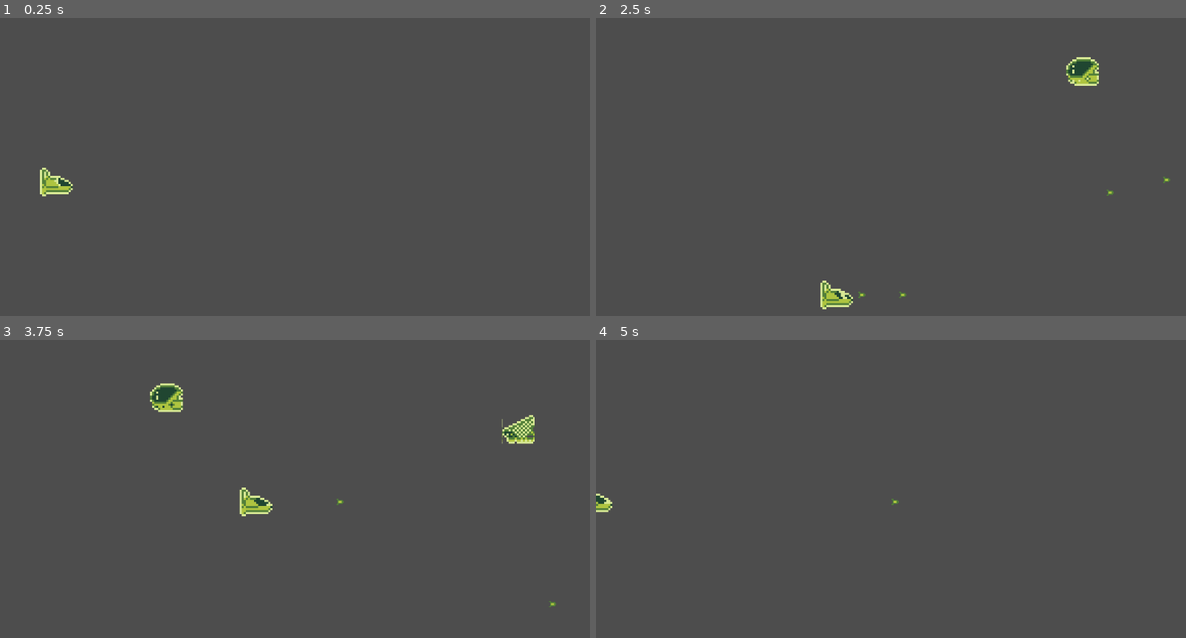
Above: before the commit, frames 1-4 (two rows, left to right).
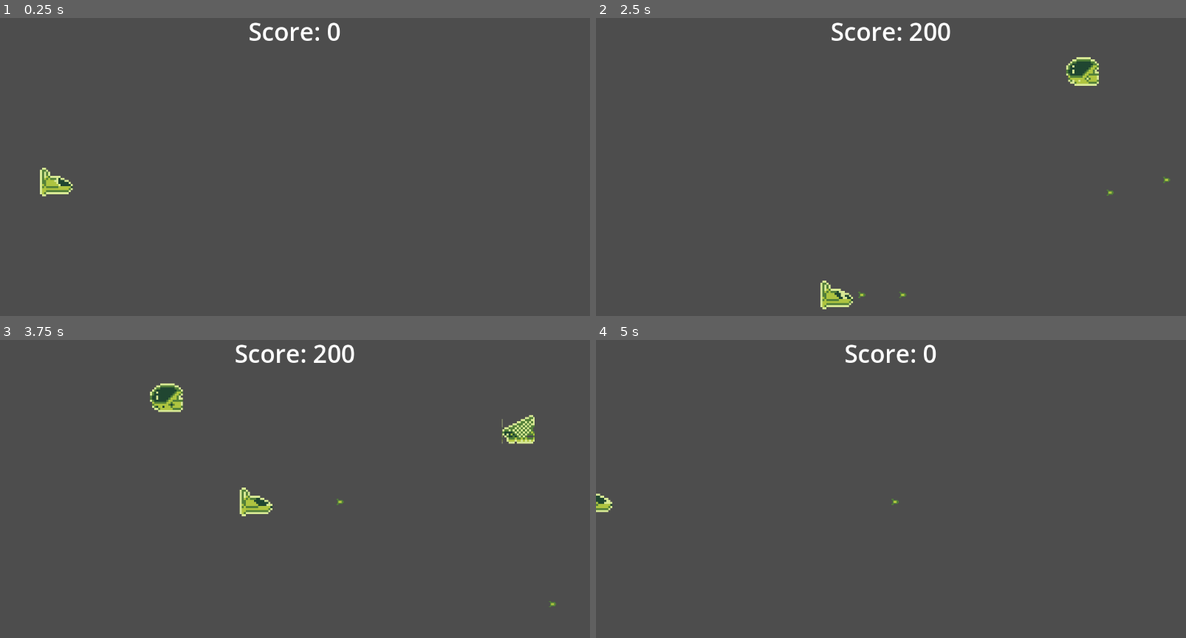
Above: after the commit, the same moments.

Repository: perimeterr/dds-shmup
Game: Godot game, scene res://scenes/game.tscn
Same seed, same stepped clock (60 frames per second), same inputs: the game is played once before the commit and once after it.
Inputs:
- Up to frame 1 (0.25 s): no input
- Up to frame 2 (2.5 s): hold D (right) 0.53-1.28 s; hold Space (shoot) 0.53-1.28 s; hold S (down) 1.28-2.03 s; tap Space (shoot) at 1.35 s; hold D (right) from 2.03 s (still down); hold Space (shoot) from 2.03 s (still down)
- Up to frame 3 (3.75 s): release D (right) at 2.78 s; release Space (shoot) at 2.78 s; hold W (up) 2.78-3.53 s; tap Space (shoot) at 2.85 s; hold A (left) from 3.53 s (still down); hold Space (shoot) from 3.53 s (still down)
- Up to frame 4 (5 s): keep holding A (left); tap R (reset) at 4.15 s; release Space (shoot) at 4.28 s; tap Space (shoot) at 4.35 s

The runs differ from the first frame. In frame 1, 0.4% of the frame differs, in the area x 42-58%, y 1-8%; in frame 2, 0.5%, in the area x 39-61%, y 1-8%; in frame 3, 0.5%; in frame 4, 0.4%.

Commit message:
implemented scoring

Diff:
--- a/scenes/enemy2.tscn
+++ b/scenes/enemy2.tscn
@@ -42,9 +42,11 @@
 [node name="Enemy" instance=ExtResource("1_wc7mj")]
 speed = 500
 hp = 1
+points = 200
 
 [node name="AnimatedSprite2D" parent="." index="0"]
 sprite_frames = SubResource("SpriteFrames_lsk8u")
+animation = &"default"
 frame = 0
 frame_progress = 0.0
 
--- a/scenes/game.tscn
+++ b/scenes/game.tscn
@@ -1,8 +1,9 @@
-[gd_scene load_steps=6 format=3 uid="uid://crx7ss3v3rg2n"]
+[gd_scene load_steps=7 format=3 uid="uid://crx7ss3v3rg2n"]
 
 [ext_resource type="Script" uid="uid://ui4k4v3lgvwf" path="res://scripts/game.gd" id="1_uwrxv"]
 [ext_resource type="PackedScene" uid="uid://b2axk4v2o8175" path="res://scenes/player.tscn" id="2_yqjtg"]
 [ext_resource type="PackedScene" uid="uid://iw6lry61opgi" path="res://scenes/enemy.tscn" id="3_lnu2h"]
+[ext_resource type="PackedScene" uid="uid://dijcho370ytv3" path="res://scenes/hud.tscn" id="4_iywne"]
 [ext_resource type="PackedScene" uid="uid://buewyty6m1ify" path="res://scenes/enemy2.tscn" id="4_lbhrr"]
 
 [sub_resource type="GDScript" id="GDScript_yqjtg"]
@@ -12,6 +13,10 @@
 [node name="Game" type="Node2D"]
 script = ExtResource("1_uwrxv")
 enemy_scenes = Array[PackedScene]([ExtResource("3_lnu2h"), ExtResource("4_lbhrr")])
+
+[node name="UILayer" type="CanvasLayer" parent="."]
+
+[node name="HUD" parent="UILayer" instance=ExtResource("4_iywne")]
 
 [node name="Player" parent="." instance=ExtResource("2_yqjtg")]
 position = Vector2(110, 326)
--- /dev/null
+++ b/scenes/hud.tscn
@@ -0,0 +1,25 @@
+[gd_scene load_steps=3 format=3 uid="uid://dijcho370ytv3"]
+
+[ext_resource type="Script" uid="uid://bsnhyyi0u2ij" path="res://scripts/hud.gd" id="1_ahhtf"]
+
+[sub_resource type="LabelSettings" id="LabelSettings_oo0fn"]
+font_size = 48
+
+[node name="HUD" type="Control"]
+layout_mode = 3
+anchors_preset = 15
+anchor_right = 1.0
+anchor_bottom = 1.0
+grow_horizontal = 2
+grow_vertical = 2
+script = ExtResource("1_ahhtf")
+
+[node name="Score" type="Label" parent="."]
+layout_mode = 1
+anchors_preset = 10
+anchor_right = 1.0
+offset_bottom = 23.0
+grow_horizontal = 2
+text = "SCORE: 9999"
+label_settings = SubResource("LabelSettings_oo0fn")
+horizontal_alignment = 1
--- a/scripts/enemy.gd
+++ b/scripts/enemy.gd
@@ -1,7 +1,10 @@
 class_name Enemy extends Area2D
+
+signal killed(points)
 
 @export var speed = 150
 @export var hp = 1
+@export var points = 100
 
 func _physics_process(delta):
 	global_position.x += -speed * delta
@@ -20,4 +23,5 @@
 func take_damage(amount):
 	hp -= amount
 	if hp <= 0:
+		killed.emit(points)
 		die()
--- a/scripts/game.gd
+++ b/scripts/game.gd
@@ -6,10 +6,16 @@
 @onready var bullet_container = $BulletContainer
 @onready var timer = $EnemySpawnTimer
 @onready var enemy_container = $EnemyContainer
+@onready var hud = $UILayer/HUD
 
 var player = null
+var score := 0:
+	set(value):
+		score = value
+		hud.score = score
 
 func _ready():
+	score = 0
 	player = get_tree().get_first_node_in_group("player")
 	assert(player!=null)
 	player.global_position = player_spawn_pos.global_position
@@ -29,4 +35,9 @@
 func _on_enemy_spawn_timer_timeout() -> void:
 	var e = enemy_scenes.pick_random().instantiate()
 	e.global_position = Vector2(1200,randf_range(50, 600))
+	e.killed.connect(_on_enemy_killed)
 	enemy_container.add_child(e)
+
+func _on_enemy_killed(points):
+	score += points
+	print(score)
--- /dev/null
+++ b/scripts/hud.gd
@@ -0,0 +1,5 @@
+extends Control
+
+@onready var score = $Score:
+	set(value):
+		score.text = "Score: " + str(value)
Not shown, changed: assets/font.bmp.import
Not shown, added: scripts/hud.gd.uid
Not shown, changed: .DS_Store
